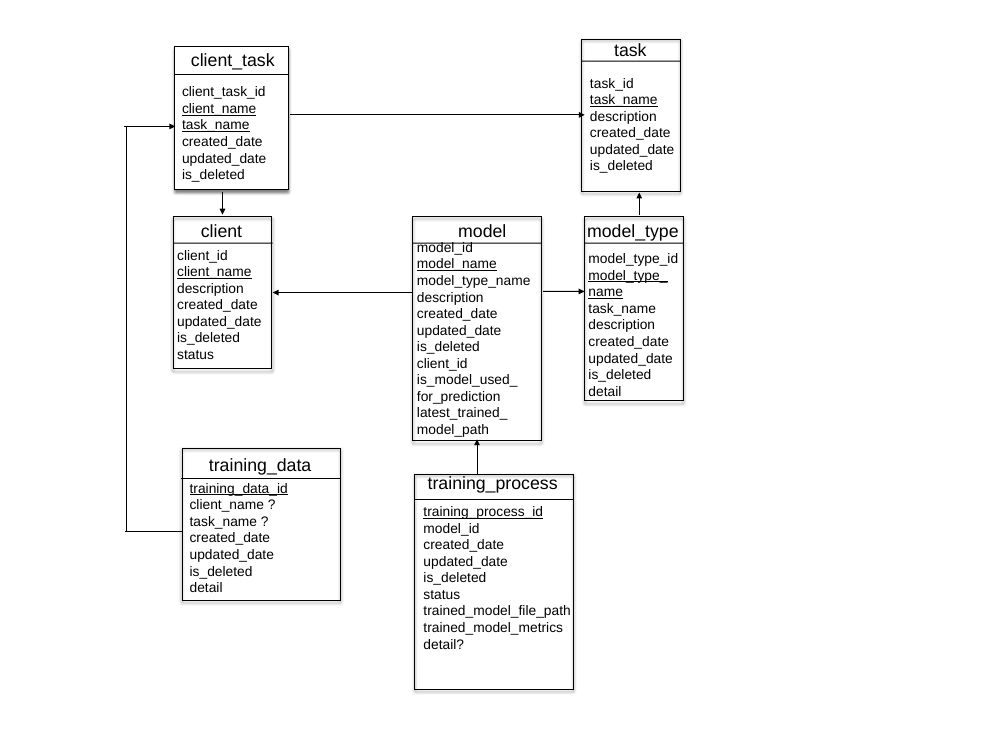
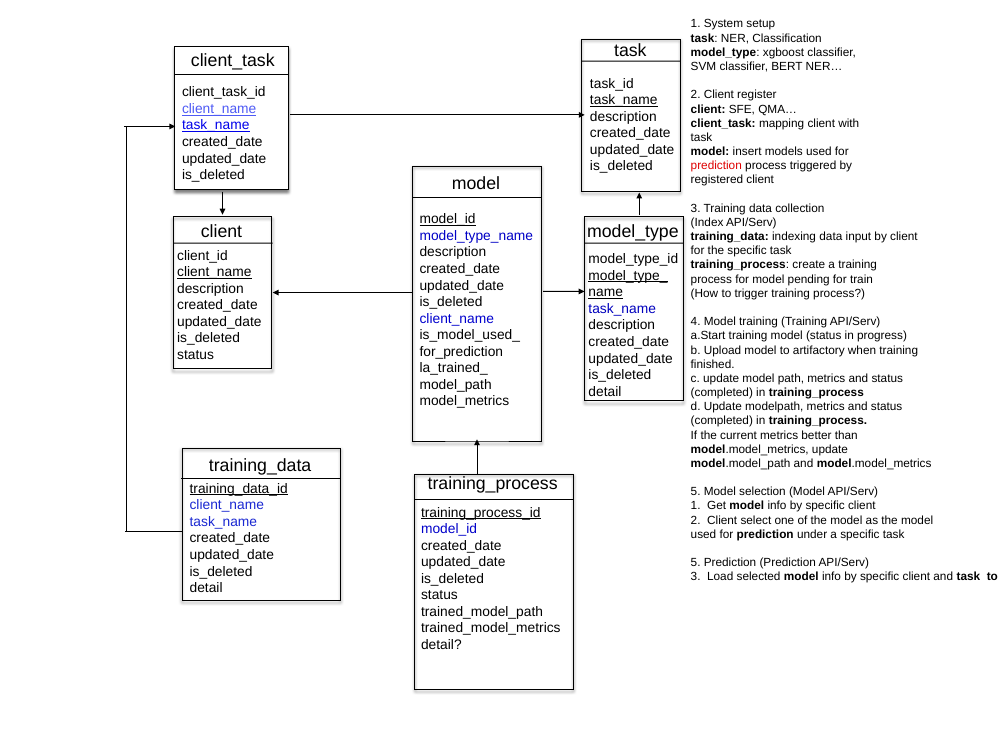
Before and after one commit to fay128/citi, a slide deck: slide 1 of DB Design.pptx. Drawn at 1008x756 pixels with LibreOffice and Linux fonts; fonts in the diff are those of the drawing. Boxes give left, top, right and bottom in pixels: in the first picture for what was removed or moved away, otherwise in the second. Text is boxed around its words. In the diff, an @@ line names an element or a change of style, - is before the commit and + after.

```diff
--- a/DB Design.pptx
+++ b/DB Design.pptx
@@ text added at (691, 18, 998, 583), 12 pt, text #000000 @@
+1. System setup
+task: NER, Classification
+model_type: xgboost classifier,
+SVM classifier, BERT NER…
+2. Client register
+client: SFE, QMA…
+client_task: mapping client with
+task
+model: insert models used for
+prediction process triggered by
+registered client
+3. Training data collection
+(Index API/Serv)
+training_data: indexing data input by client
+for the specific task
+training_process: create a training
+process for model pending for train
+(How to trigger training process?)
+4. Model training (Training API/Serv)
+a.Start training model (status in progress)
+b. Upload model to artifactory when training
+finished.
+c. update model path, metrics and status
+(completed) in training_process
+d. Update modelpath, metrics and status
+(completed) in training_process.
+If the current metrics better than
+model.model_metrics, update
+model.model_path and model.model_metrics
+5. Model selection (Model API/Serv)
+1. Get model info by specific client
+2. Client select one of the model as the model
+used for prediction under a specific task
+5. Prediction (Prediction API/Serv)
+1. Load selected model info by specific client and task to
@@ text "model_id": place and size @@
-text "model_id" at (417, 242, 531, 437)
+text "model_id" at (420, 213, 534, 408)
@@ text at (182, 103, 256, 132): text colour #000000 to #4E5AF5 in "client_name"; text colour #000000 to #0000EA in "task_name" @@
@@ rectangle: place and size @@
-rectangle at (413, 217, 542, 442)
+rectangle at (413, 167, 542, 442)
@@ text "model": place and size @@
-text "model" at (458, 224, 506, 237)
+text "model" at (452, 176, 500, 189)
@@ line moved from (413, 243) - (542, 243) to (413, 197) - (542, 197) @@
@@ text at (420, 213, 534, 243): underline on in "model_id"; text colour #000000 to #0000C6 in "model_type_name" @@
@@ text at (417, 258, 497, 271): paragraph removed @@
-model_name
@@ text at (420, 313, 494, 326): text changed; text colour #000000 to #0000CE @@
-client_id
+client_name
@@ text at (588, 303, 656, 316): text colour #000000 to #0000BE in "task_name" @@
@@ text at (420, 362, 488, 375): text changed @@
-latest_trained_
+la_trained_
@@ text at (420, 395, 510, 408): paragraph added @@
+model_metrics
@@ text at (190, 499, 264, 529): text changed; text colour #000000 to #1A28D2 @@
-client_name ?
-task_name ?
+client_name
+task_name
@@ text at (421, 523, 477, 536): text colour #000000 to #0000CA in "model_id" @@
@@ text at (421, 606, 543, 619): text changed @@
-trained_model_file_path
+trained_model_path
```
